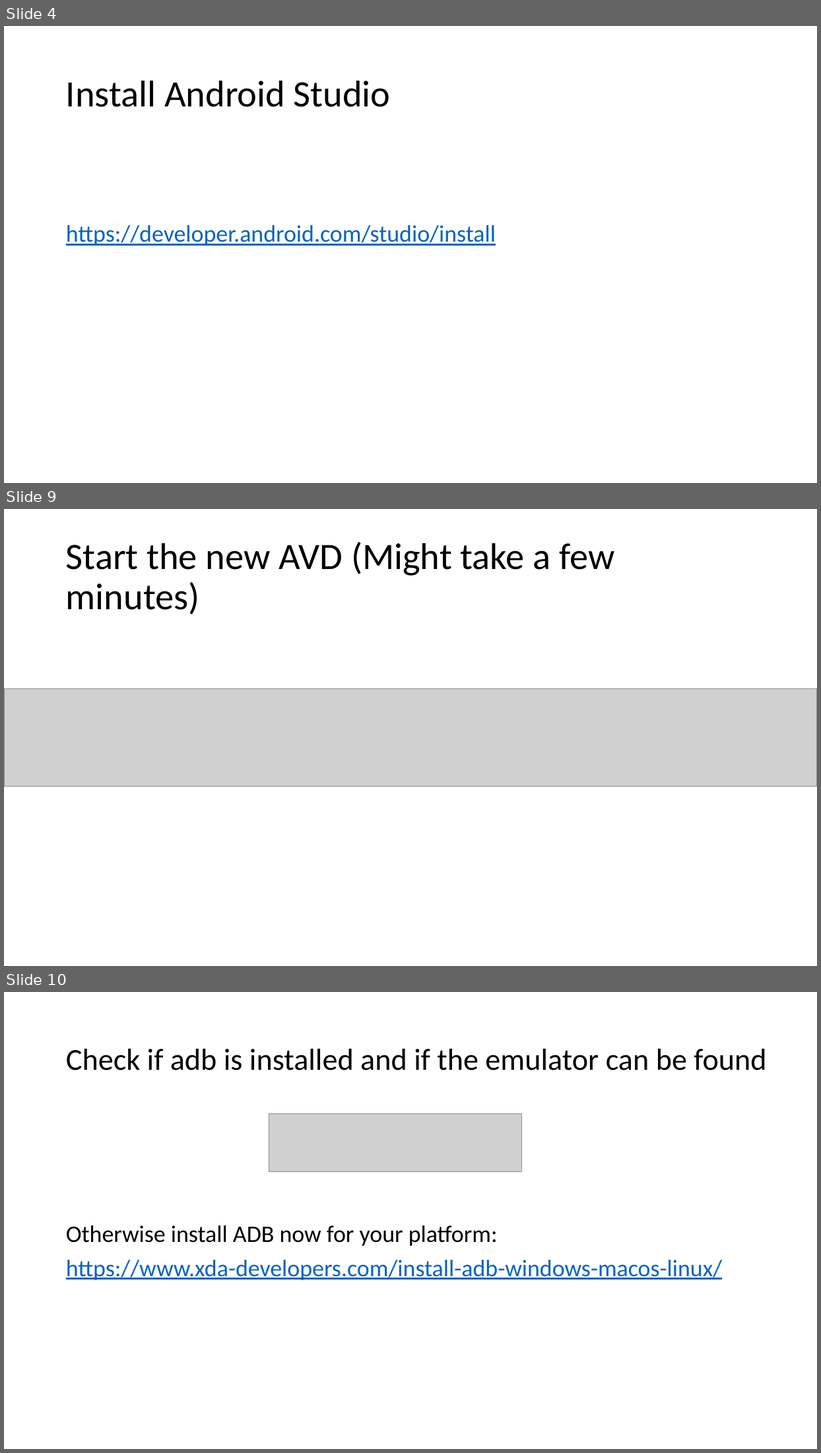
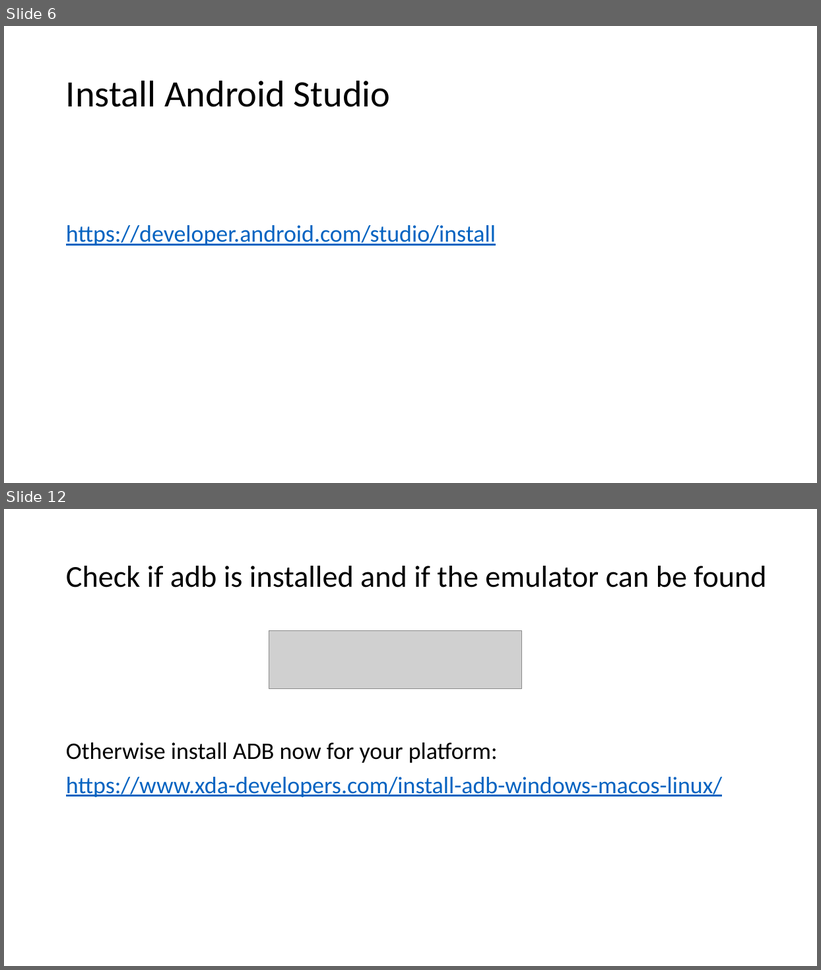
Before and after one commit to b0bbybaldi/OWASP-Bay-Area, a slide deck: Preparation-Bay-Area-Workshop.pptx. Shown one above the other, each under a label of ours: slides 4, 9 and 10 before the commit, slides 6 and 12 after it; the slides between them are not shown. The pictures are 821x1453 and 821x970 pixels, drawn with LibreOffice and Linux fonts; fonts in the diff are those of the drawing; grey boxes stand for pictures. Boxes give left, top, right and bottom in pixels: in the first picture for what was removed or moved away, otherwise in the second. Text is boxed around its words. In the diff, an @@ line names an element or a change of style, - is before the commit and + after.

```diff
--- a/Preparation-Bay-Area-Workshop.pptx
+++ b/Preparation-Bay-Area-Workshop.pptx
@@ slide 9 removed at (4, 509, 817, 966), background #FFFFFF @@
@@ title removed at (66, 542, 614, 615) @@
-Start the new AVD (Might take a few minutes)
@@ picture removed at (4, 689, 817, 787) @@
@@ what was slide 4 is now slide 6 @@
@@ what was slide 10 is now slide 12 @@
```
Also in this commit, not shown: 2 slides changed, 11 slides added, 6 other slides removed, 1 other file.
